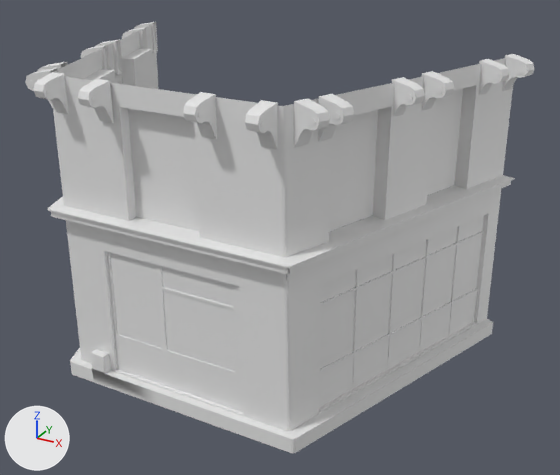
A saved change to the FBX model LD48/Assets/GraphicBank/Mesh/ENV_Glacier.fbx.
Camera for both pictures: a 50 mm camera at (10.79, -17.54, 12.55) aimed at (1.03, 0.2, 3.68). Every picture has the same lights, and +X, +Y and +Z are marked at lower left. Materials are left out; every surface is plain grey. Where no turn or scale is listed for an object, it has been applied to the vertices. Vertices at the same position are counted once.

The older version as bpy lines, for what is in view:
```python
me_cube_013 = bpy.data.meshes.new('Cube.013')
me_cube_013.from_pydata(...)  # 1441 vertices, 1304 faces; spans x -6.74..6.72, y -4.41..4.35, z -0.02..8.64
# faces by material slot: [1276, 28]
me_cube_013.materials.append(mat_m_glacier)
me_cube_013.materials.append(mat_glass)
ob_env_glacier_01 = bpy.data.objects.new('ENV_Glacier_01', me_cube_013)
ob_env_glacier_01.location = (0.0, 0.0, 0.0)
```
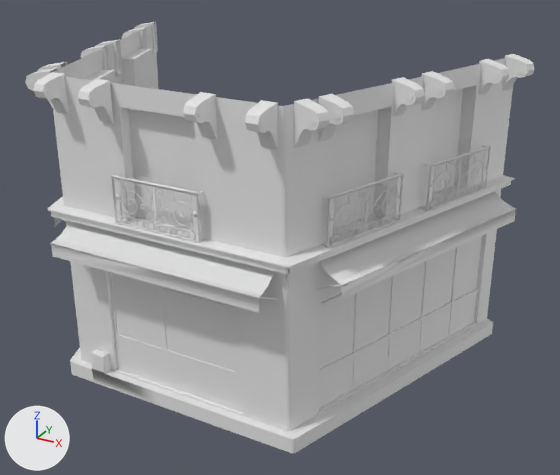
What differs and where, as boxes (x1, y1, x2, y2) in the pictures (560 x 475 px):
part 1 of me_cube_013, added
    after: (51, 49, 516, 313)

What the commit changed:
me_cube_013 is used by ob_env_glacier_01; location (0.0, 0.0, 0.0).
me_cube_013 had 1441 vertices, 1304 faces and spanned x -6.74..6.72, y -4.41..4.35, z -0.02..8.64.
me_cube_013 now has 13084 vertices, 22414 faces and spans x -6.81..6.77, y -4.46..4.35, z -0.02..8.64.
me_cube_013 part 1: 11595 vertices added at x -6.81..6.77, y -4.46..4.03, z 1.6..8.03.
me_cube_013 part 2: the surface is now shaded smooth.
